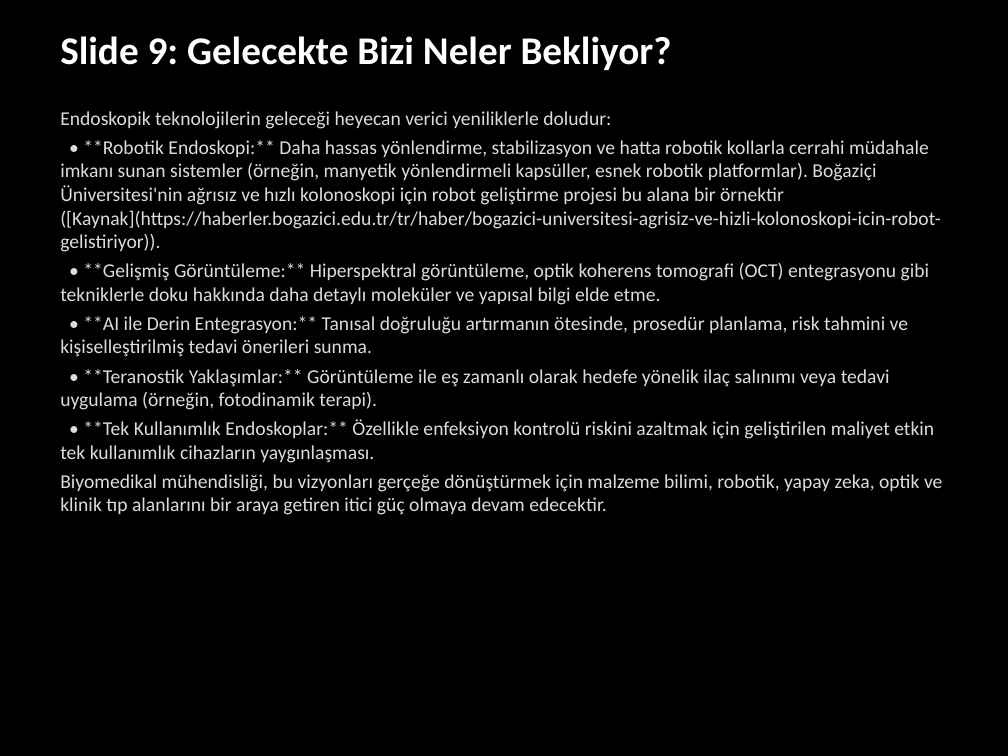
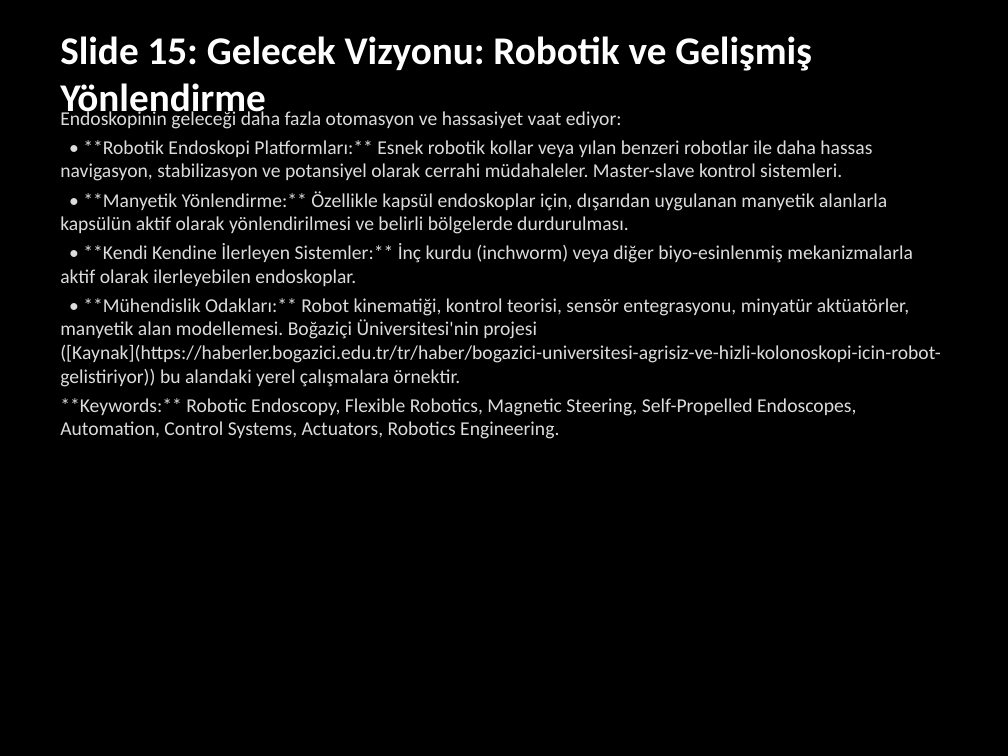
Before and after one commit to abdurrahimagca/tmp-midterm, a slide deck: slide 15 of bmg/biyomedikal_sunum.pptx (slide 9 before the commit). Drawn at 1008x756 pixels with LibreOffice and Linux fonts; fonts in the diff are those of the drawing. Boxes give left, top, right and bottom in pixels: in the first picture for what was removed or moved away, otherwise in the second. Text is boxed around its words. In the diff, an @@ line names an element or a change of style, - is before the commit and + after.

Commit message:
feat: Update presentation materials and add comprehensive Q&A section for endoscopy and colonoscopy topics

```diff
--- a/bmg/biyomedikal_sunum.pptx
+++ b/bmg/biyomedikal_sunum.pptx
@@ text at bbox=[60, 36, 812, 121]: text changed @@
-Slide 9: Gelecekte Bizi Neler Bekliyor?
+Slide 15: Gelecek Vizyonu: Robotik ve Gelişmiş Yönlendirme
@@ text at bbox=[60, 109, 941, 439]: text changed @@
-Endoskopik teknolojilerin geleceği heyecan verici yeniliklerle doludur:
-• **Robotik Endoskopi:** Daha hassas yönlendirme, stabilizasyon ve hatta robotik kollarla cerrahi müdahale imkanı sunan sistemler (örneğin, manyetik yönlendirmeli kapsüller, esnek robotik platformlar). Boğaziçi Üniversitesi'nin ağrısız ve hızlı kolonoskopi için robot geliştirme projesi bu alana bir örnektir ([Kaynak](https://haberler.bogazici.edu.tr/tr/haber/bogazici-universitesi-agrisiz-ve-hizli-kolonoskopi-icin-robot-gelistiriyor)).
-• **Gelişmiş Görüntüleme:** Hiperspektral görüntüleme, optik koherens tomografi (OCT) entegrasyonu gibi tekniklerle doku hakkında daha detaylı moleküler ve yapısal bilgi elde etme.
-• **AI ile Derin Entegrasyon:** Tanısal doğruluğu artırmanın ötesinde, prosedür planlama, risk tahmini ve kişiselleştirilmiş tedavi önerileri sunma.
-• **Teranostik Yaklaşımlar:** Görüntüleme ile eş zamanlı olarak hedefe yönelik ilaç salınımı veya tedavi uygulama (örneğin, fotodinamik terapi).
-• **Tek Kullanımlık Endoskoplar:** Özellikle enfeksiyon kontrolü riskini azaltmak için geliştirilen maliyet etkin tek kullanımlık cihazların yaygınlaşması.
-Biyomedikal mühendisliği, bu vizyonları gerçeğe dönüştürmek için malzeme bilimi, robotik, yapay zeka, optik ve klinik tıp alanlarını bir araya getiren itici güç olmaya devam edecektir.
+Endoskopinin geleceği daha fazla otomasyon ve hassasiyet vaat ediyor:
+• **Robotik Endoskopi Platformları:** Esnek robotik kollar veya yılan benzeri robotlar ile daha hassas navigasyon, stabilizasyon ve potansiyel olarak cerrahi müdahaleler. Master-slave kontrol sistemleri.
+• **Manyetik Yönlendirme:** Özellikle kapsül endoskoplar için, dışarıdan uygulanan manyetik alanlarla kapsülün aktif olarak yönlendirilmesi ve belirli bölgelerde durdurulması.
+• **Kendi Kendine İlerleyen Sistemler:** İnç kurdu (inchworm) veya diğer biyo-esinlenmiş mekanizmalarla aktif olarak ilerleyebilen endoskoplar.
+• **Mühendislik Odakları:** Robot kinematiği, kontrol teorisi, sensör entegrasyonu, minyatür aktüatörler, manyetik alan modellemesi. Boğaziçi Üniversitesi'nin projesi ([Kaynak](https://haberler.bogazici.edu.tr/tr/haber/bogazici-universitesi-agrisiz-ve-hizli-kolonoskopi-icin-robot-gelistiriyor)) bu alandaki yerel çalışmalara örnektir.
+**Keywords:** Robotic Endoscopy, Flexible Robotics, Magnetic Steering, Self-Propelled Endoscopes, Automation, Control Systems, Actuators, Robotics Engineering.
```
Also in this commit, not shown: 8 other slides changed, 9 slides added, 1 slide removed, 3 other files.
